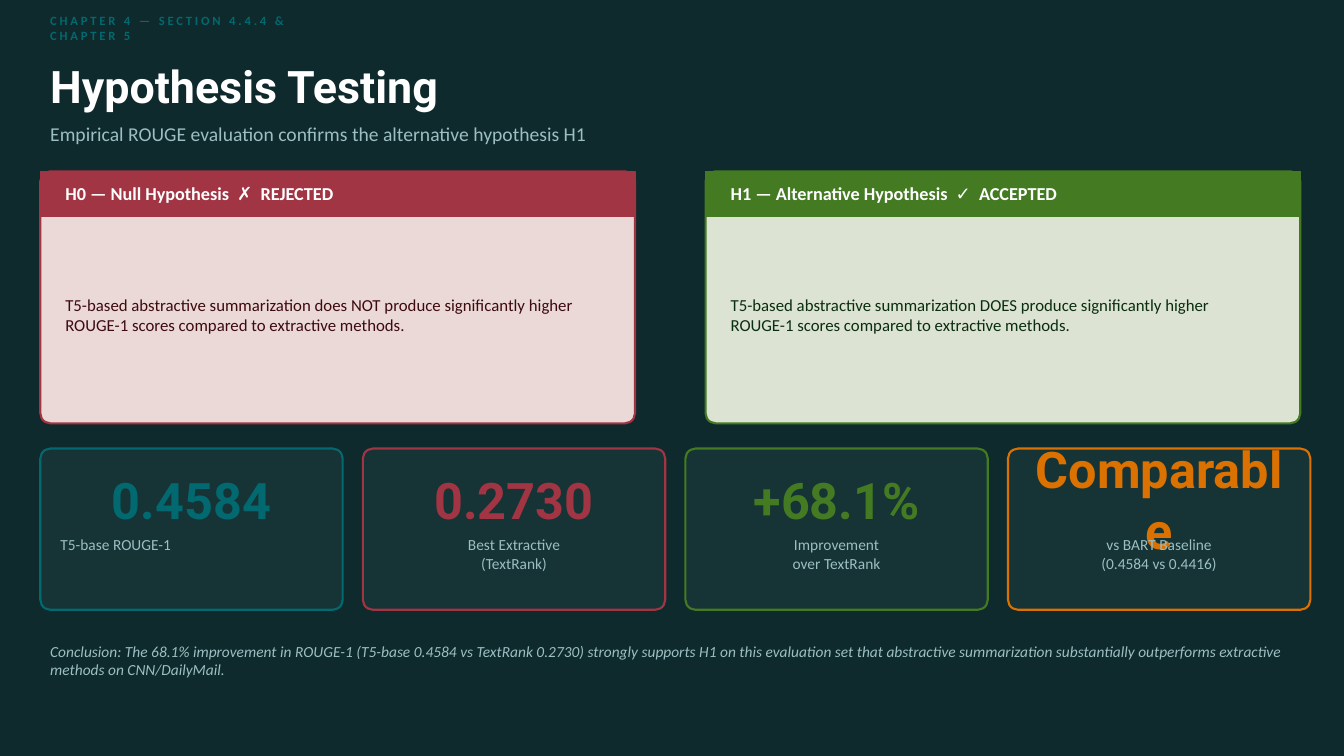
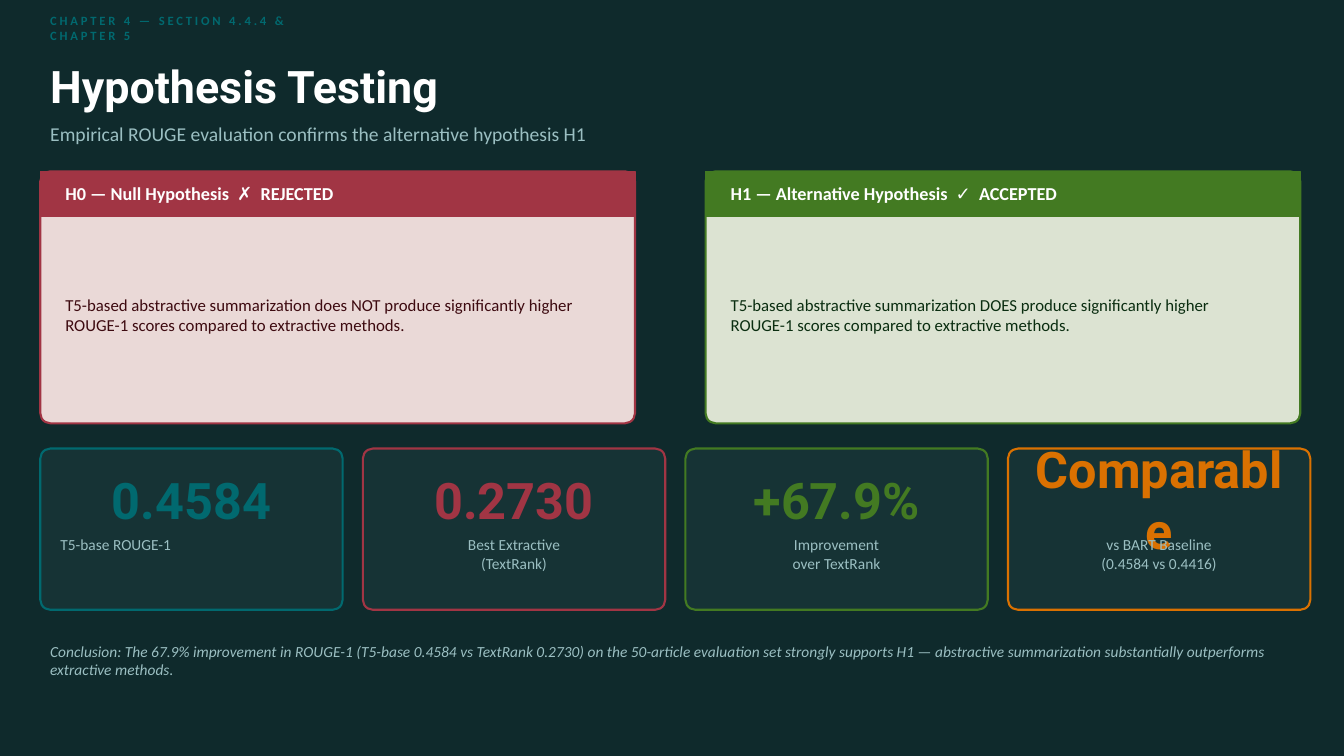
Before and after one commit to CNShivani7/DocSnap-Intelligent-Summarization, a slide deck: slide 14 of DocSnap_Presentation.pptx. Drawn at 1344x756 pixels with LibreOffice and Linux fonts; fonts in the diff are those of the drawing. Boxes give left, top, right and bottom in pixels: in the first picture for what was removed or moved away, otherwise in the second. Text is boxed around its words. In the diff, an @@ line names an element or a change of style, - is before the commit and + after.

Commit message:
Fix factual errors in PPT — all numbers now match real data
- 60.5% abstractive advantage → corrected to 67.9% (=(0.4584-0.2730)/0.2730)
- 68.1% improvement → unified to 67.9% across all slides
- 1,024-token ceiling → corrected to 512-token (verified against actual notebook code)
- 'half the parameters' → '~55% of BART parameters' (220M/400M=55%)
- HuggingFace Spaces now shows both warm (8-15s) and cold start (15-30s) latency
- All numbers now consistent and verified against actual project outputs

```diff
--- a/DocSnap_Presentation.pptx
+++ b/DocSnap_Presentation.pptx
@@ text at [754,483,920,519]: text changed @@
-+68.1%
++67.9%
@@ text at [50,646,1264,675]: text changed @@
-Conclusion: The 68.1% improvement in ROUGE-1 (T5-base 0.4584 vs TextRank 0.2730) strongly supports H1 on this evaluation set that abstractive summarization substantially outperforms extractive methods on CNN/DailyMail.
+Conclusion: The 67.9% improvement in ROUGE-1 (T5-base 0.4584 vs TextRank 0.2730) on the 50-article evaluation set strongly supports H1 — abstractive summarization substantially outperforms extractive methods.
```
Also in this commit, not shown: 8 other slides changed.
